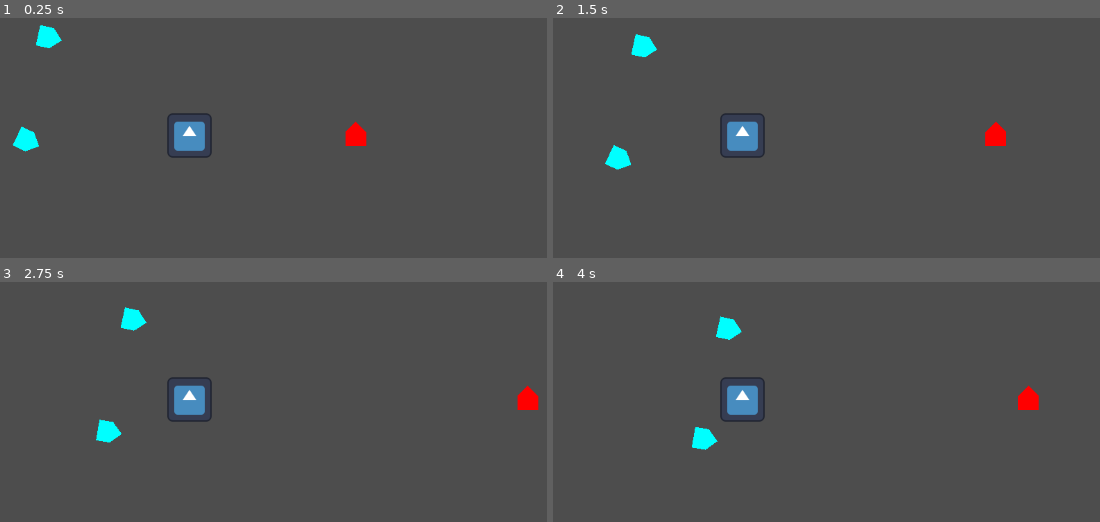
Above: before the commit, frames 1-4 (two rows, left to right).
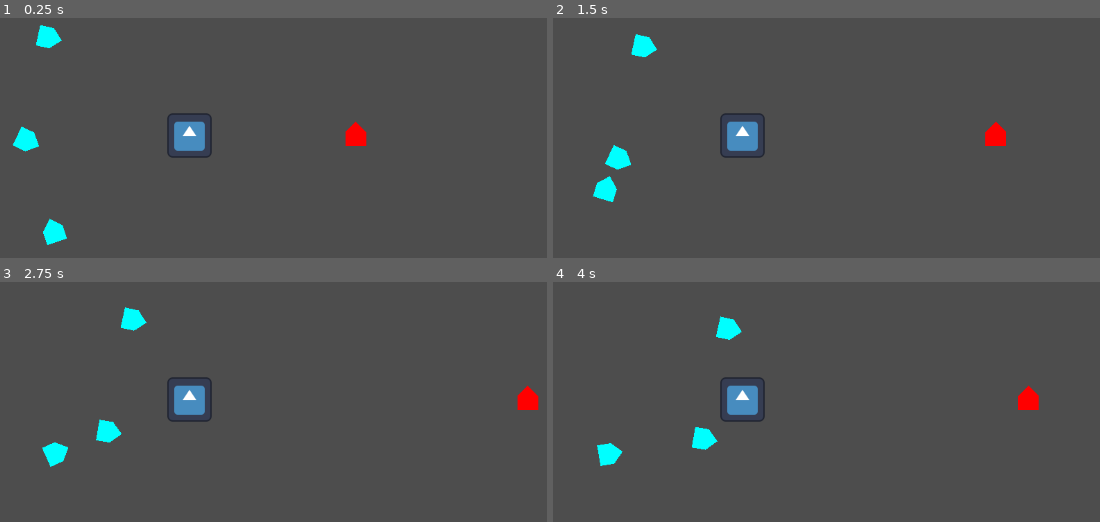
Above: after the commit, the same moments.

Repository: maurice-borys/BathGameJam2025
Game: Godot game, scene res://Jericho Area No Touchy/Playground.tscn
The game is run twice, just before and just after one commit, with the same random seed, the same clock (stepped at 60 frames per second) and the same inputs. Before the commit the project has no main scene; this scene is started directly in both runs. The engine's default icon, where the game draws it, is replaced by a stand-in: a white triangle on a blue panel in a dark square.
Inputs (mouse positions are in pixels of both pictures, inside the frame that each line leads up to):
- Up to frame 1 (0.25 s): no input
- Up to frame 2 (1.5 s): move the mouse to (919, 114) at 0.52 s; hold D 0.53-1.25 s; right-click (919, 114) at 0.6 s; click (919, 114) at 0.67 s; drag from (580, 157) to (651, 49) at 1.27 s
- Up to frame 3 (2.75 s): move the mouse to (268, 301) at 2.02 s; hold D from 2.03 s (still down); right-click (268, 301) at 2.1 s; click (268, 301) at 2.17 s
- Up to frame 4 (4 s): release D at 2.75 s; drag from (700, 488) to (684, 320) at 2.77 s; move the mouse to (979, 466) at 3.52 s; hold A from 3.53 s (still down); hold Ctrl from 3.53 s (still down); click (979, 466) at 3.67 s; right-click (979, 466) at 3.8 s

The runs differ from the first frame. In frame 1, 0.3% of the frame differs, in the area x 7-13%, y 83-95%; in frame 2, 0.3%; in frame 3, 0.3%; in frame 4, 0.3%, in the area x 8-13%, y 67-77%.

Commit message:
More stuff

Diff:
--- a/jamjourney/Jericho Area No Touchy/Playground.tscn
+++ b/jamjourney/Jericho Area No Touchy/Playground.tscn
@@ -1,9 +1,10 @@
-[gd_scene load_steps=9 format=3 uid="uid://cy62273hng4qf"]
+[gd_scene load_steps=10 format=3 uid="uid://cy62273hng4qf"]
 
 [ext_resource type="PackedScene" uid="uid://14q8x5lk82hm" path="res://Jericho Area No Touchy/fighter.tscn" id="1_rjgpw"]
 [ext_resource type="Texture2D" uid="uid://bvxbe0wqihhwo" path="res://Sprites/icon.svg" id="2_gbv5x"]
 [ext_resource type="PackedScene" uid="uid://dixjgii5h8mg6" path="res://Jericho Area No Touchy/mage.tscn" id="2_rjgpw"]
 [ext_resource type="PackedScene" uid="uid://udq0r6fp3mgm" path="res://GlobalModules/HealthModule.tscn" id="3_wnsvo"]
+[ext_resource type="PackedScene" uid="uid://ohjyvm53ohnf" path="res://Jericho Area No Touchy/cleric.tscn" id="5_4xjm6"]
 
 [sub_resource type="NavigationPolygon" id="NavigationPolygon_gbv5x"]
 vertices = PackedVector2Array(16, 16, 96.89844, 50.9375, -96.82031, 50.039063, -16, 16, 86.97656, -45, 16, -16, -95.171875, -45, -16, -16)
@@ -95,3 +96,7 @@
 target = NodePath("../testTarget")
 testEnemy = NodePath("../TestEnemy")
 range = 15.0
+
+[node name="Cleric" parent="." node_paths=PackedStringArray("allies") instance=ExtResource("5_4xjm6")]
+position = Vector2(-38, 31)
+allies = [NodePath("../Mage"), NodePath("../Fighter")]
--- /dev/null
+++ b/jamjourney/Jericho Area No Touchy/Scripts/clericController.gd
@@ -0,0 +1,95 @@
+extends CharacterBody2D
+
+var allyTarget : Node2D
+var currentRange : float
+var healingArea : Array[Health]
+
+@onready var agent : NavigationAgent2D = $NavigationAgent2D
+@onready var sprite : Node2D = $Polygon2D
+@onready var basicTimer : Timer = $BasicCoolDown
+@onready var specialTimer : Timer = $SpecialCoolDown
+@onready var healthModule : Health = $HealthModule
+@onready var specialHitbox : Area2D = $Area2D
+
+var homingSpellScene : PackedScene = preload("res://Jericho Area No Touchy/mageBulletHoming.tscn")
+var piercingSpellScene : PackedScene = preload("res://Jericho Area No Touchy/PiercingSpell.tscn")
+
+@export var allies : Array[Node2D]
+@export var maxHealth : float = 1000
+@export var speed : float = 10
+@export var range : Vector2 = Vector2(10,30)
+@export var basicCoolDown : float = 1
+@export var specialCoolDown : float = 3
+@export var basicHeal : float = 10
+@export var specialHeal : float = 25
+
+func _ready() -> void:
+	currentRange = range.x
+
+	basicTimer.wait_time = basicCoolDown
+	specialTimer.wait_time = specialCoolDown
+
+	healthModule.maxHealth = maxHealth
+	healthModule.health = maxHealth
+	healthModule.healthChanged.connect(healthChanged)
+
+func _physics_process(delta: float) -> void:
+	allies.filter(func(item): return item != null)
+	allyTarget = getLowestHealthAlly()
+
+	if allyTarget != null:
+		agent.target_position = allyTarget.position
+
+	if global_position.distance_to(allyTarget.global_position) < currentRange && allyTarget != null:
+		currentRange = range.y
+		rotation = (global_position.direction_to(allyTarget.position).angle() + PI/2)
+		action()
+	elif global_position.distance_to(allyTarget.global_position) > currentRange && allyTarget != null:
+		currentRange = range.x
+		move()
+
+func move() -> void:
+	var pathPos = agent.get_next_path_position()
+	var newVelocity = Vector2 (global_position.direction_to(pathPos) * speed)
+	velocity = newVelocity
+	rotation = newVelocity.angle() + PI/2
+	move_and_slide()
+
+func action() -> void:
+	if specialTimer.time_left == 0:
+		specialAction()
+		specialTimer.start()
+		basicTimer.start()
+	elif basicTimer.time_left == 0:
+		basicAction()
+		basicTimer.start()
+
+func basicAction():
+	Health.findHealthModule(allyTarget).healHealth(basicHeal)
+
+func specialAction():
+	for body in healingArea:
+		body.healHealth(specialHeal)
+
+func enteredHealing(body : Node2D):
+	healingArea.append(Health.findHealthModule(body))
+
+func exitedHealing(body : Node2D):
+	healingArea.erase(Health.findHealthModule(body))
+
+func getLowestHealthAlly() -> Node2D:
+	if allies.size() == 0:
+		return null
+
+	var lowestHealth = allies[0]
+	for body in allies:
+		var module = Health.findHealthModule(body)
+		if module.health < Health.findHealthModule(body).health:
+			lowestHealth = body
+
+	return lowestHealth
+
+func healthChanged(old, new):
+	print(self.name + " -> " + str(new))
+	if new <= 0:
+		queue_free()
--- a/jamjourney/Jericho Area No Touchy/Scripts/fighterController.gd
+++ b/jamjourney/Jericho Area No Touchy/Scripts/fighterController.gd
@@ -98,5 +98,6 @@
 		closestEnemy = enemy
 
 func healthChanged(old : float, new : float) -> void:
+	print(self.name + " -> " + str(new))
 	if new <= 0:
 		queue_free()
--- a/jamjourney/Jericho Area No Touchy/Scripts/mageController.gd
+++ b/jamjourney/Jericho Area No Touchy/Scripts/mageController.gd
@@ -86,5 +86,6 @@
 		closestEnemy = enemy
 
 func healthChanged(old, new):
+	print(self.name + " -> " + str(new))
 	if new <= 0:
 		queue_free()
--- /dev/null
+++ b/jamjourney/Jericho Area No Touchy/cleric.tscn
@@ -0,0 +1,37 @@
+[gd_scene load_steps=5 format=3 uid="uid://ohjyvm53ohnf"]
+
+[ext_resource type="Script" uid="uid://cexu82lyqvrx2" path="res://Jericho Area No Touchy/Scripts/clericController.gd" id="1_m2chb"]
+[ext_resource type="PackedScene" uid="uid://udq0r6fp3mgm" path="res://GlobalModules/HealthModule.tscn" id="2_kcvrr"]
+
+[sub_resource type="CircleShape2D" id="CircleShape2D_od5hr"]
+radius = 3.0
+
+[sub_resource type="CircleShape2D" id="CircleShape2D_m2chb"]
+radius = 31.0
+
+[node name="Cleric" type="CharacterBody2D"]
+script = ExtResource("1_m2chb")
+
+[node name="Polygon2D" type="Polygon2D" parent="."]
+color = Color(0, 1, 1, 1)
+polygon = PackedVector2Array(-2, 2, 3, 2, 3, -2, 0, -5, -3, -2, -3, 2)
+
+[node name="CollisionShape2D" type="CollisionShape2D" parent="."]
+position = Vector2(0, -1)
+shape = SubResource("CircleShape2D_od5hr")
+
+[node name="NavigationAgent2D" type="NavigationAgent2D" parent="."]
+radius = 5.0
+
+[node name="BasicCoolDown" type="Timer" parent="."]
+one_shot = true
+
+[node name="SpecialCoolDown" type="Timer" parent="."]
+one_shot = true
+
+[node name="Area2D" type="Area2D" parent="."]
+
+[node name="CollisionShape2D" type="CollisionShape2D" parent="Area2D"]
+shape = SubResource("CircleShape2D_m2chb")
+
+[node name="HealthModule" parent="." instance=ExtResource("2_kcvrr")]
--- a/jamjourney/project.godot
+++ b/jamjourney/project.godot
@@ -11,6 +11,7 @@
 [application]
 
 config/name="JamJourney"
+run/main_scene="res://Will/test_scene.tscn"
 config/features=PackedStringArray("4.5", "Forward Plus")
 config/icon="res://icon.svg"
 
@@ -21,6 +22,11 @@
 "events": [Object(InputEventMouseButton,"resource_local_to_scene":false,"resource_name":"","device":-1,"window_id":0,"a …(253 unchanged characters)…
 ]
 }
+right_click={
+"deadzone": 0.2,
+"events": [Object(InputEventMouseButton,"resource_local_to_scene":false,"resource_name":"","device":-1,"window_id":0,"alt_pressed":false,"shift_pressed":false,"ctrl_pressed":false,"meta_pressed":false,"button_mask":0,"position":Vector2(0, 0),"global_position":Vector2(0, 0),"factor":1.0,"button_index":2,"canceled":false,"pressed":false,"double_click":false,"script":null)
+]
+}
 
 [layer_names]
 
Not shown, added: jamjourney/Jericho Area No Touchy/Scripts/clericController.gd.uid
